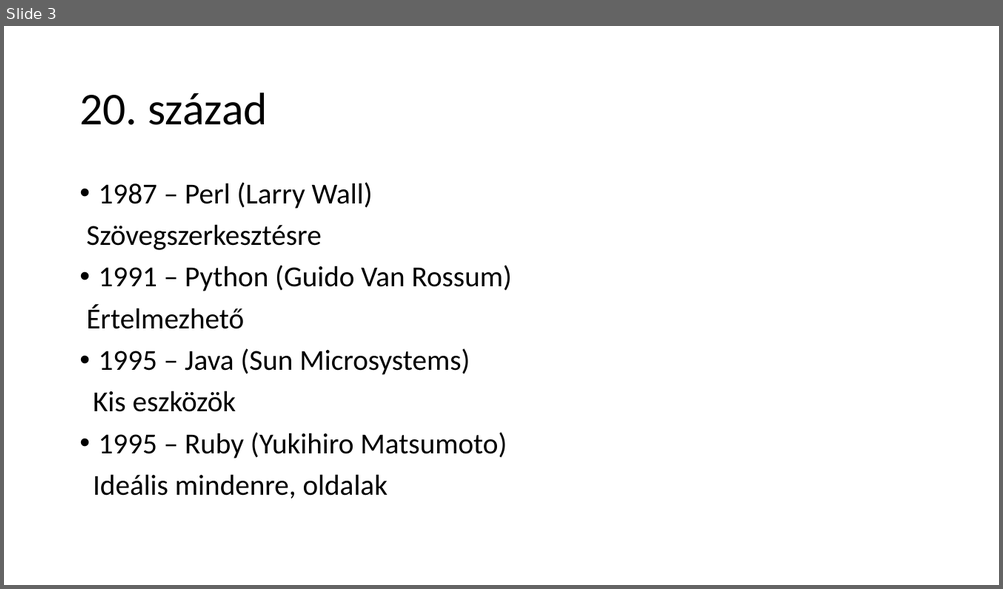
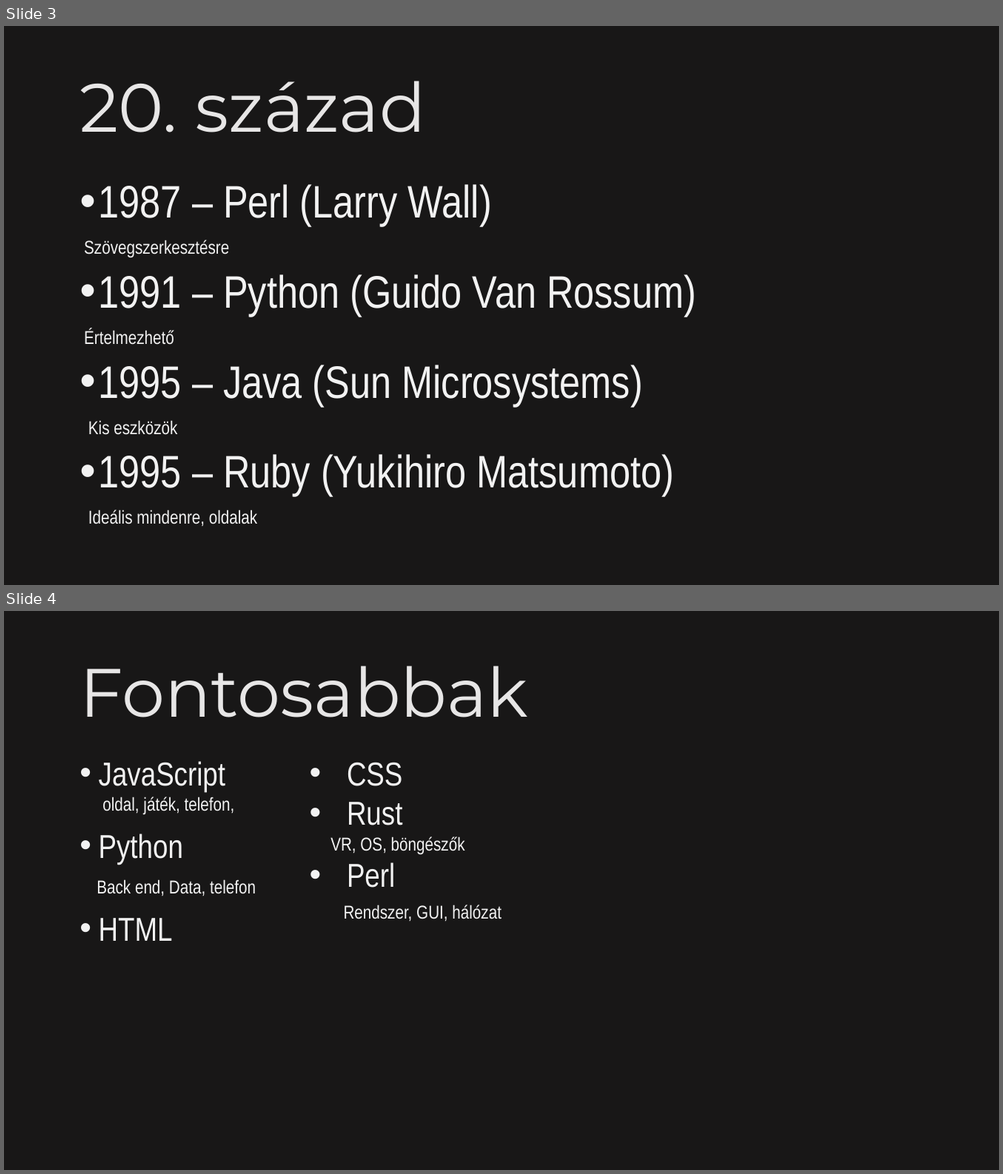
Before and after one commit to PiciMadar/IKTproba01, a slide deck: szakmaivalamiigen.pptx. Shown one above the other, each under a label of ours: slide 3 before the commit, slides 3 and 4 after it. The pictures are 1003x589 and 1003x1174 pixels, drawn with LibreOffice and Linux fonts; fonts in the diff are those of the drawing. Boxes give left, top, right and bottom in pixels: in the first picture for what was removed or moved away, otherwise in the second. Text is boxed around its words. In the diff, an @@ line names an element or a change of style, - is before the commit and + after.

Commit message:
Folytattam a PPTt
Hozzáadtam minden szépet.

```diff
--- a/szakmaivalamiigen.pptx
+++ b/szakmaivalamiigen.pptx
@@ slide 4 added at (4, 611, 999, 1170), background #181717 @@
@@ title added at (79, 666, 528, 718), 66 pt, text #E7E6E6 @@
+Fontosabbak
@@ text added at (96, 761, 256, 941), 18 pt, text #F2F2F2 @@
+• JavaScript
+  oldal, játék, telefon,
+• Python
+Back end, Data, telefon
+• HTML
@@ text added at (330, 762, 501, 922), 18 pt, text #F2F2F2 @@
+• CSS
+• Rust
+VR, OS, böngészők
+• Perl
+Rendszer, GUI, hálózat
@@ slide 3 changed as well @@
@@ background #FFFFFF to #181717 @@
@@ title "20. század" at (79, 81, 426, 133): size 44 to 66 pt, font Calibri to Montserrat, text colour #000000 to #E7E6E6 @@
@@ text "1987 – Perl (Larry Wall)" at (84, 184, 696, 527): size 28 to 44 pt in "1987 – Perl (Larry Wall)", "1991 – Python (Guido Van Rossum)", "1995 – Java (Sun Microsystems)", "1995 – Ruby (Yukihiro Matsumoto)"; font Calibri to Arial Narrow, text colour #000000 to #F2F2F2; size 28 to 18 pt in "Szövegszerkesztésre", "Értelmezhető", "Kis eszközök", "Ideális mindenre, oldalak" @@
```
Also in this commit, not shown: 2 other slides changed, 6 other slides added, 7 slides removed.
